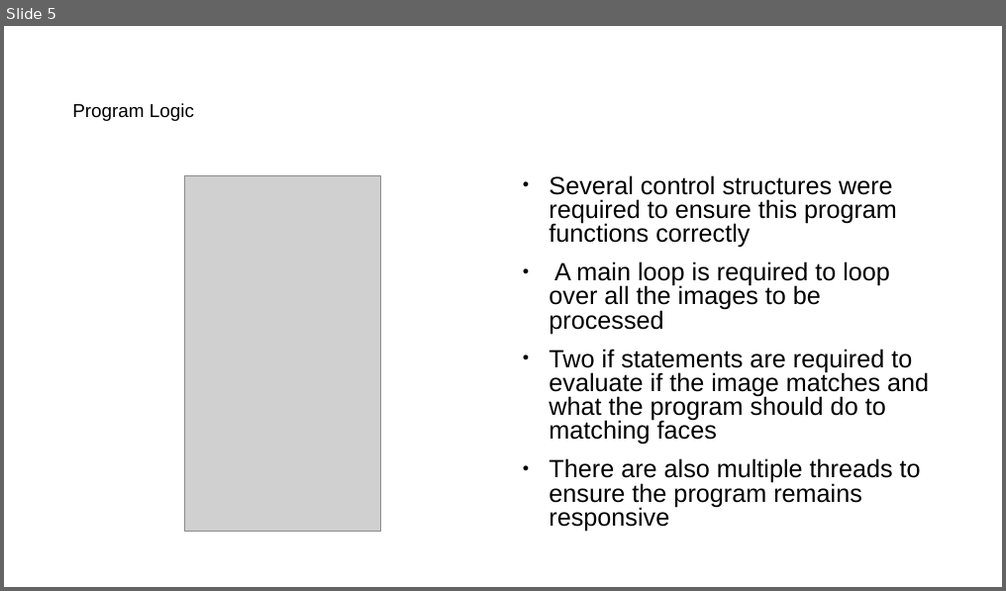
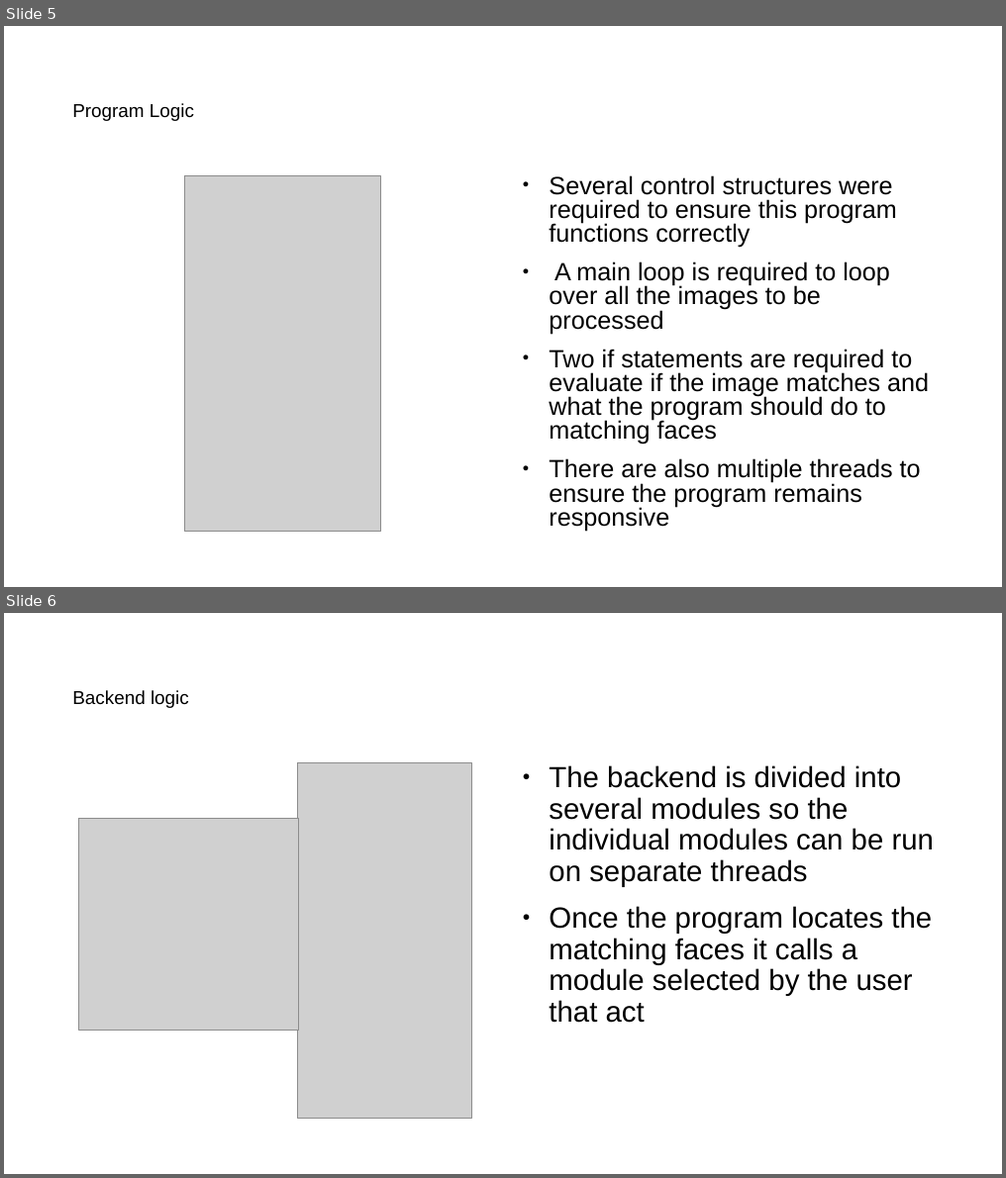
Before and after one commit to NoahHallows/software_mp, a slide deck: Documentation/software presentation.odp. Shown one above the other, each under a label of ours: slide 5 before the commit, slides 5 and 6 after it. The pictures are 1006x591 and 1006x1178 pixels, drawn with LibreOffice and Linux fonts; fonts in the diff are those of the drawing; grey boxes stand for pictures. Boxes give left, top, right and bottom in pixels: in the first picture for what was removed or moved away, otherwise in the second. Text is boxed around its words. In the diff, an @@ line names an element or a change of style, - is before the commit and + after.

```diff
--- a/Documentation/software presentation.odp
+++ b/Documentation/software presentation.odp
@@ slide 6 added at (x1=4, y1=613, x2=1002, y2=1174), background #FFFFFF @@
@@ title added at (x1=72, y1=690, x2=189, y2=708), 18 pt, text #000000 @@
+Backend logic
@@ picture added at (x1=297, y1=762, x2=472, y2=1119) @@
@@ text added at (x1=548, y1=765, x2=934, y2=1023), 28 pt, text #000000 @@
+● The backend is divided into several modules so the individual modules can be run on separate threads
+● Once the program locates the matching faces it calls a module selected by the user that act
@@ picture added at (x1=79, y1=819, x2=299, y2=1031) @@
```
Also in this commit, not shown: 1 slide removed, 3 other files.
